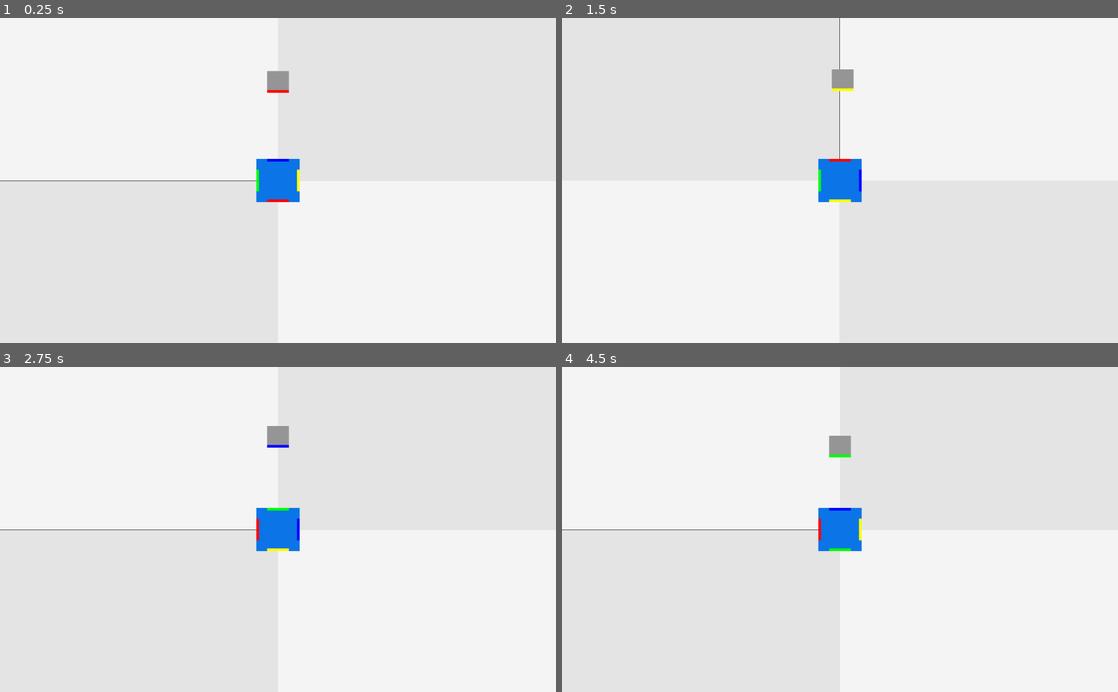
Above: before the commit, frames 1-4 (two rows, left to right).
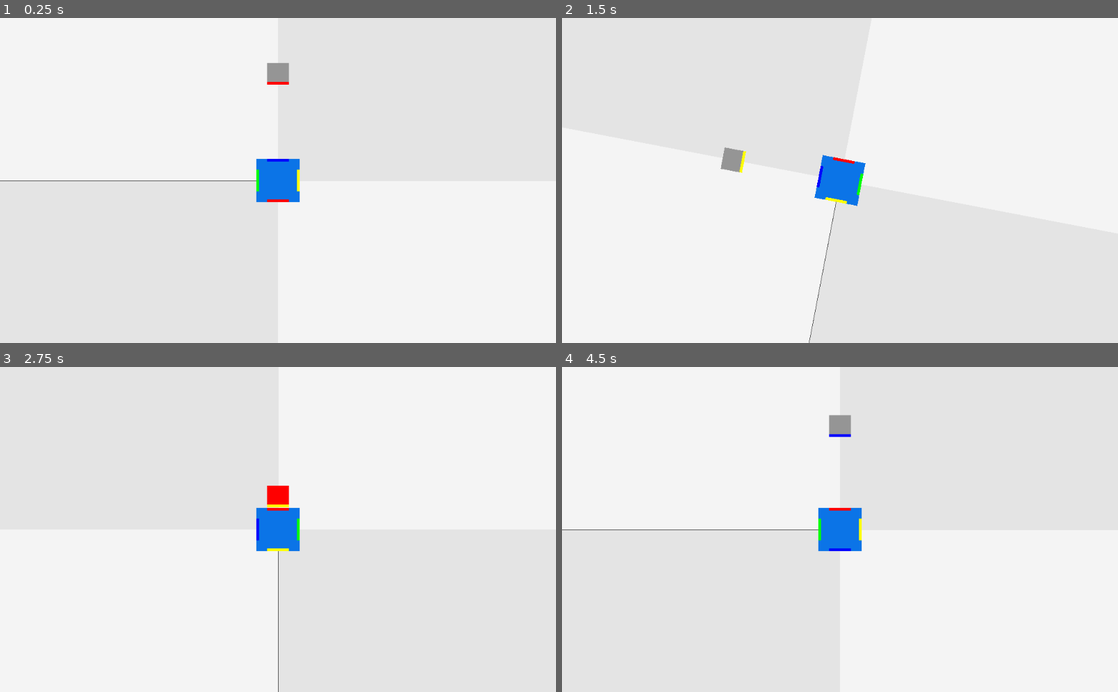
Above: after the commit, the same moments.

Repository: KeatonMueller/polymonous
Game: Godot game, scene res://Scenes/Main/MainScene.tscn
The game is run twice, just before and just after one commit, with the same random seed, the same clock (stepped at 60 frames per second) and the same inputs. Before the commit the project starts from res://MainScene.tscn.
Inputs:
- Up to frame 1 (0.25 s): no input
- Up to frame 2 (1.5 s): tap Enter (new_game) at 0.5, 0.8, 1.35 s; hold Right (rot_right) 0.53-1.28 s; tap S (drop) at 0.6 s; tap Space at 1.25 s; hold Left (rot_left) from 1.28 s (still down)
- Up to frame 3 (2.75 s): tap S (drop) at 1.55, 2.1 s; release Left (rot_left) at 2.03 s; hold Right (rot_right) from 2.03 s (still down); tap Enter (new_game) at 2.3 s
- Up to frame 4 (4.5 s): tap Enter (new_game) at 2.85, 3.8, 4.35 s; tap S (drop) at 3.05, 3.6 s; release Right (rot_right) at 3.53 s; hold Left (rot_left) from 3.53 s (still down)

The runs differ from the first frame. In frame 1, 0.2% of the frame differs, in the area x 48-52%, y 13-24%; in frame 2, 1.0%, in the area x 28-55%, y 0-100%; in frame 3, 0.8%; in frame 4, 0.7%.

Commit message:
reorganize, tween camera reset

Diff:
--- a/Base.gd
+++ b/Scenes/Base/Base.gd
@@ -1,11 +1,11 @@
 extends StaticBody2D
 
-const num_sides: int = 4;	# number of sides on base
+var num_sides: int = 0;		# must be overriden by child class
+var radius: float = 0.0;	# must be overriden by child class
 var main: Node2D;
-var radius: float = 40.0; # "radius" ie distance from center to midpoint of side
 var values: Dictionary = {};
 var rects: Array = [];
-const C = preload("res://Constants.gd");
+const C = preload("res://Utils/Constants.gd");
 
 func _ready():
 	main = get_parent();
--- /dev/null
+++ b/Scenes/Base/Base4.gd
@@ -0,0 +1,5 @@
+extends "res://Scenes/Base/Base.gd"
+
+func _ready():
+	num_sides = 4;		# number of sides on base
+	radius = 40.0;	    # "radius" ie distance from center to midpoint of side
--- a/Base.tscn
+++ b/Scenes/Base/Base4.tscn
@@ -1,11 +1,11 @@
 [gd_scene load_steps=3 format=2]
 
-[ext_resource path="res://Base.gd" type="Script" id=1]
+[ext_resource path="res://Scenes/Base/Base4.gd" type="Script" id=1]
 
 [sub_resource type="RectangleShape2D" id=1]
 extents = Vector2( 41, 41 )
 
-[node name="Base" type="StaticBody2D"]
+[node name="Base4" type="StaticBody2D"]
 script = ExtResource( 1 )
 
 [node name="ColorRect" type="ColorRect" parent="."]
--- a/Box.gd
+++ b/Scenes/Box/Box.gd
@@ -1,6 +1,6 @@
 extends KinematicBody2D
 
-const C = preload("res://Constants.gd");
+const C = preload("res://Utils/Constants.gd");
 var color_rect: ColorRect;
 var label: Label;
 var bar: ColorRect;
--- a/Box.tscn
+++ b/Scenes/Box/Box.tscn
@@ -1,6 +1,6 @@
 [gd_scene load_steps=5 format=2]
 
-[ext_resource path="res://Box.gd" type="Script" id=1]
+[ext_resource path="res://Scenes/Box/Box.gd" type="Script" id=1]
 
 [sub_resource type="RectangleShape2D" id=1]
 extents = Vector2( 20, 20 )
--- a/MainScene.gd
+++ b/Scenes/Main/MainScene.gd
@@ -1,9 +1,9 @@
 extends Node2D
 
 # nodes and resources
-const Box = preload("res://Box.tscn");
-const Utils = preload("res://Utils.gd");
-const C = preload("res://Constants.gd");
+const Box = preload("res://Scenes/Box/Box.tscn");
+const Utils = preload("res://Utils/Utils.gd");
+const C = preload("res://Utils/Constants.gd");
 var tw: Tween;
 var base: StaticBody2D;
 var cam: Camera2D;
@@ -12,18 +12,16 @@
 
 # current box values
 var curr_box: KinematicBody2D;
-var theta_calc: float = 0;
-var theta_offset: float = -PI / 2;
-var theta_display: float = theta_calc + theta_offset;
-var curr_height: float = C.INITIAL_HEIGHT;
-var fall_speed: float = 70.0;
+var theta_calc: float;
+var theta_offset: float;
+var theta_display: float;
+var curr_height: float;
+var fall_speed: float;
 
 # action values
 var drop_vector: Vector2 = Vector2();
-var dropping: bool = false;
-var action_list: Array = [];
+var action_list: Array;
 var next_action: String;
-var tweening: bool = false;
 var last_dir: int;
 var timer_flag: int;
 
@@ -34,17 +32,20 @@
 
 # game state values
 var game_over: bool = true;
+var resetting: bool;
+var tweening: bool;
+var dropping: bool;
 var boxes: Dictionary = {};
 var box_values: Array;
 var min_height: float;
 
-# trash value to satisfy the compiler
+# trash value to satisfy warnings
 var _discard;
 
 func _ready():
 	randomize();
 	tw = get_node("Tween");
-	base = get_node("Base");
+	base = get_node("Base4");
 	cam = base.get_node("Camera2D");
 	timer = get_node("Timer");
 	calc_thetas(base.num_sides);
@@ -65,14 +66,33 @@
 	# empty action_list
 	action_list = [];
 	# reset transforms
-	cam.rotation = 0;
 	theta_calc = 0;
 	theta_offset = -PI / 2;
 	theta_display = theta_calc + theta_offset;
 	curr_height = C.INITIAL_HEIGHT;
+	fall_speed = C.INITIAL_FALL_SPEED;
 	# reset box and base values
 	box_values = range(base.num_sides);
 	base.set_values(thetas);
+	# tween camera back to start (if needed)
+	var d1 = abs(cam.rotation);
+	var d2 = abs(2 * PI - cam.rotation);
+	# pick the shortest distance
+	var target = 0.0 if d1 <= d2 else 2 * PI;
+	if target != cam.rotation:
+		_discard = tw.interpolate_property(
+			cam,
+			"rotation",
+			cam.rotation,
+			target,
+			C.CAM_RESET_SPEED,
+			Tween.TRANS_CUBIC,
+			Tween.EASE_IN_OUT
+		);
+		_discard = tw.start();
+		resetting = true;
+	else:
+		resetting = false;
 	# add new curr_box
 	new_box();
 
@@ -80,6 +100,8 @@
 	if game_over:
 		if Input.is_action_just_pressed(C.ACTION.NewGame):
 			new_game();
+		return;
+	if resetting:
 		return;
 
 	# check for each action
@@ -146,12 +168,11 @@
 	if boxes.size() == base.num_sides:
 		box_values = range(base.num_sides);
 		base.set_values(thetas);
+		fall_speed += 5;
 		# erase on a timer
 		timer.set_wait_time(0.125);
 		timer.start();
 		timer_flag = C.TIMER_ACTION.ClearLayer;
-	elif box_values.size() == 0:
-		box_values = range(base.num_sides);
 	new_box();
 
 func _on_Timer_timeout():
@@ -292,3 +313,4 @@
 func _on_Tween_tween_all_completed():
 	# set all tweening to false
 	tweening = false;
+	resetting = false;
--- a/MainScene.tscn
+++ b/Scenes/Main/MainScene.tscn
@@ -1,11 +1,11 @@
 [gd_scene load_steps=3 format=2]
 
-[ext_resource path="res://MainScene.gd" type="Script" id=1]
-[ext_resource path="res://Base.tscn" type="PackedScene" id=2]
+[ext_resource path="res://Scenes/Base/Base4.tscn" type="PackedScene" id=1]
+[ext_resource path="res://Scenes/Main/MainScene.gd" type="Script" id=2]
 
 [node name="MainScene" type="Node2D"]
 position = Vector2( 0, 2 )
-script = ExtResource( 1 )
+script = ExtResource( 2 )
 
 [node name="ColorRect" type="ColorRect" parent="."]
 margin_right = 800.0
@@ -42,7 +42,7 @@
 "_edit_use_anchors_": false
 }
 
-[node name="Base" parent="." instance=ExtResource( 2 )]
+[node name="Base4" parent="." instance=ExtResource( 1 )]
 
 [node name="Tween" type="Tween" parent="."]
 
--- a/Utils.gd
+++ /dev/null
@@ -1,5 +0,0 @@
-const C = preload("res://Constants.gd");
-
-# round number to PRECISION number of decimals
-static func round(num: float, precision=C.PRECISION):
-    return stepify(num, pow(10, -precision));
--- a/Constants.gd
+++ b/Utils/Constants.gd
@@ -1,4 +1,3 @@
-
 # possible actions
 const ACTION = {
 	"Left": "rot_left",
@@ -17,7 +16,8 @@
     0: Color("ff0000"),
     1: Color("00ff00"),
     2: Color("0000ff"),
-    3: Color("ffff00")
+    3: Color("ffff00"),
+    4: Color("00ffff")
 }
 
 # reasons the timer might expire
@@ -25,6 +25,8 @@
 
 # misc constants
 const ROT_SPEED: float = 0.2;			# time for rotation (seconds)
+const CAM_RESET_SPEED: float = 0.75;    # time for camera to reset after each game
 const DROP_SPEED: float = 0.125;		# drop duration in seconds (roughly)
 const INITIAL_HEIGHT: float = 200.0;	# height boxes start at
-const PRECISION: int = 6;
+const INITIAL_FALL_SPEED: float = 10.0; # initial fall speed of boxes
+const PRECISION: int = 6;               # default rounding precision
--- /dev/null
+++ b/Utils/Utils.gd
@@ -0,0 +1,5 @@
+const C = preload("res://Utils/Constants.gd");
+
+# round number to specified number of digits
+static func round(num: float, precision=C.PRECISION):
+    return stepify(num, pow(10, -precision));
--- a/project.godot
+++ b/project.godot
@@ -16,7 +16,7 @@
 [application]
 
 config/name="Polymonous"
-run/main_scene="res://MainScene.tscn"
+run/main_scene="res://Scenes/Main/MainScene.tscn"
 config/icon="res://icon.png"
 
 [input]
